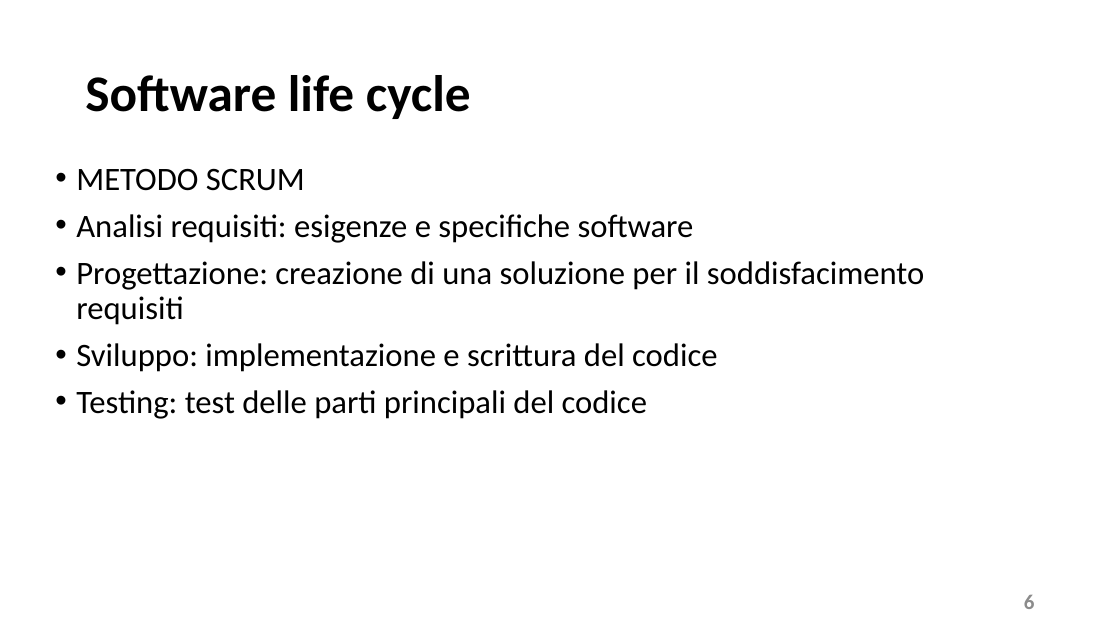
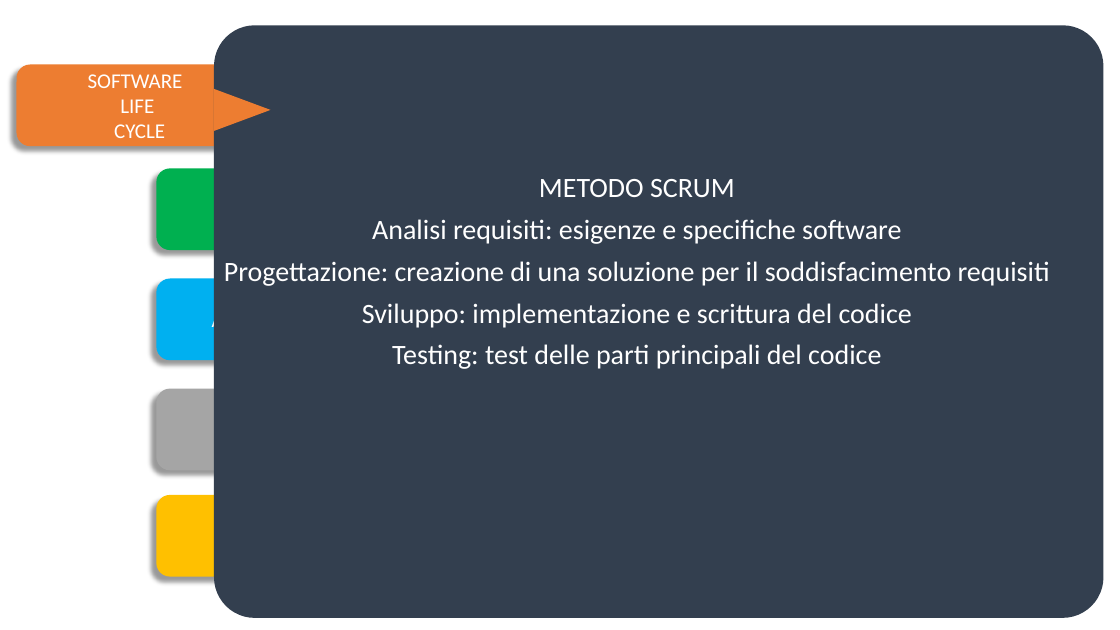
Before and after one commit to FilippoBolis/MED_Progetto_Ing_Software_23_24, a slide deck: slide 6 of MED/doc/Presentazione M.E.D.pptx. Drawn at 1120x630 pixels with LibreOffice and Linux fonts; fonts in the diff are those of the drawing. Boxes give left, top, right and bottom in pixels: in the first picture for what was removed or moved away, otherwise in the second. Text is boxed around its words. In the diff, an @@ line names an element or a change of style, - is before the commit and + after.

```diff
--- a/MED/doc/Presentazione M.E.D.pptx
+++ b/MED/doc/Presentazione M.E.D.pptx
@@ rounded rectangle added at <box>214,25,1104,618</box>, fill #333F50 @@
@@ rounded rectangle "SOFTWARE": place and size @@
-rounded rectangle "SOFTWARE" at <box>85,75,471,119</box>
+rounded rectangle "SOFTWARE" at <box>17,65,259,146</box>
@@ rounded rectangle "SOFTWARE" at <box>17,65,259,146</box>: fill none to #ED7D31; shadow on @@
@@ text in rounded rectangle at <box>88,74,183,138</box>: text changed; size 44 to 18 pt; text colour #000000 to #FFFFFF; bold off @@
-Software life cycle
+SOFTWARE
+LIFE
+CYCLE
@@ triangle added at <box>214,89,270,131</box>, fill #ED7D31 @@
@@ text "METODO SCRUM": place and size @@
-text "METODO SCRUM" at <box>76,168,924,419</box>
+text "METODO SCRUM" at <box>224,179,1050,369</box>
@@ text "METODO SCRUM" at <box>224,179,1050,369</box>: size 28 to 24 pt, text colour #000000 to #FFFFFF; alignment left to centre; bullet • to none @@
@@ rounded rectangle added at <box>156,169,398,250</box>, fill #00B050 @@
@@ rounded rectangle added at <box>156,279,398,360</box>, fill #00B0F0, 18 pt, text #FFFFFF @@
+ARCHITETTURA
@@ rounded rectangle added at <box>156,389,398,471</box>, fill #A5A5A5 @@
@@ rounded rectangle added at <box>156,495,398,576</box>, fill #FFC000 @@
@@ page number removed at <box>1024,595,1035,609</box> @@
-6
```
Also in this commit, not shown: 12 other slides changed.
